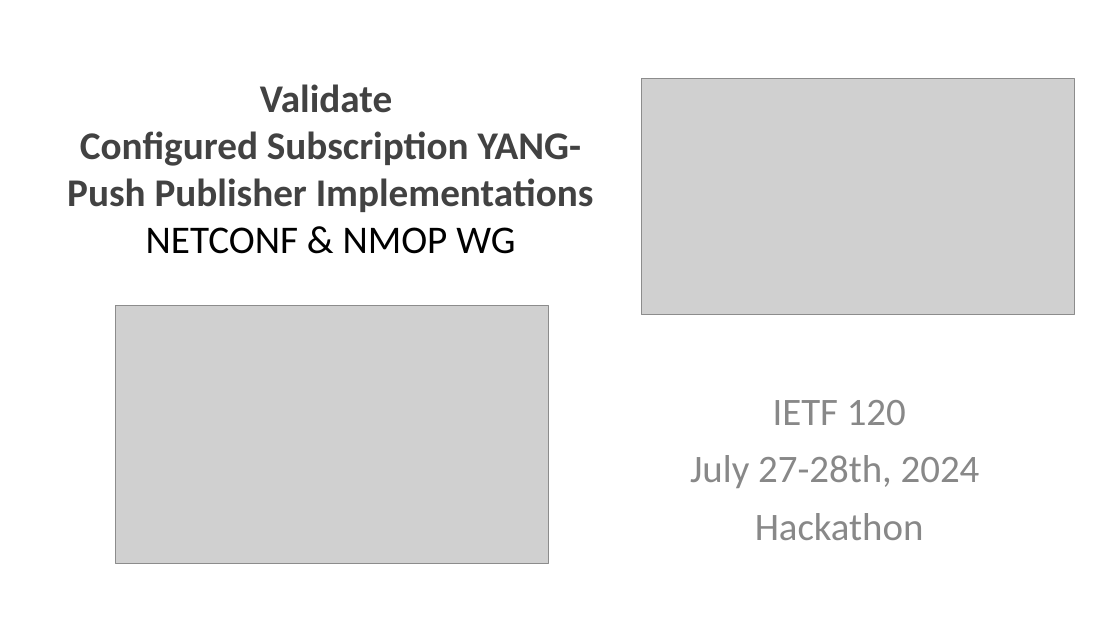
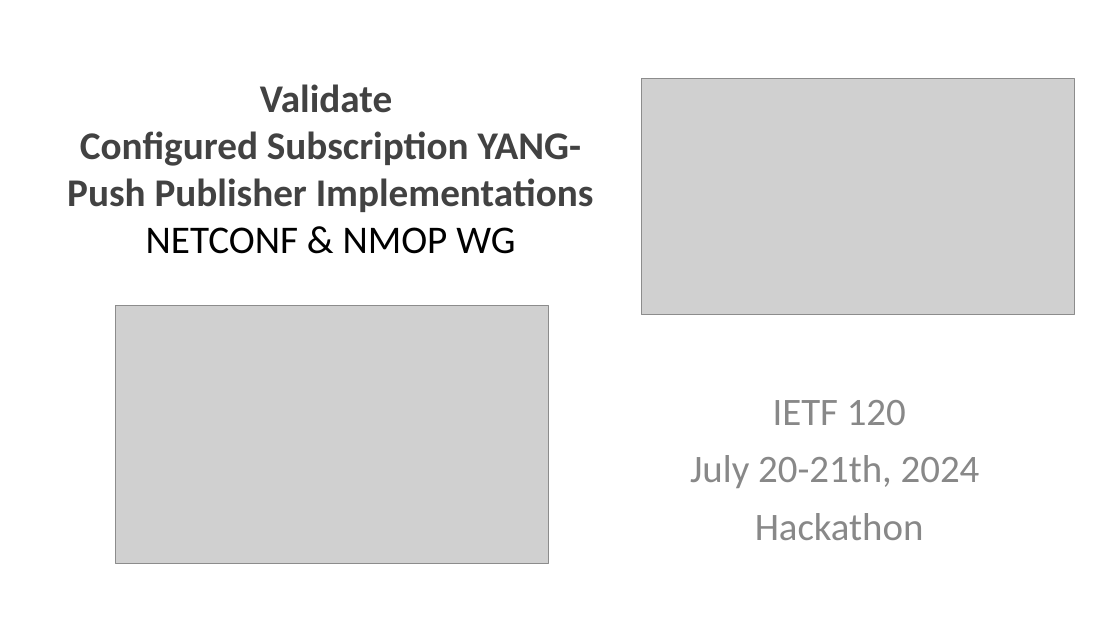
Before and after one commit to network-analytics/ietf-network-analytics-document-status, a slide deck: slide 1 of 120/Hackathon/ietf-120-hackathon-validate-yang-push-publisher.pptx. Drawn at 1120x630 pixels with LibreOffice and Linux fonts; fonts in the diff are those of the drawing; grey boxes stand for pictures. Boxes give left, top, right and bottom in pixels: in the first picture for what was removed or moved away, otherwise in the second. Text is boxed around its words. In the diff, an @@ line names an element or a change of style, - is before the commit and + after.

```diff
--- a/120/Hackathon/ietf-120-hackathon-validate-yang-push-publisher.pptx
+++ b/120/Hackathon/ietf-120-hackathon-validate-yang-push-publisher.pptx
@@ subtitle at [690,455,980,488]: text changed @@
-July 27-28th, 2024
+July 20-21th, 2024
```
Also in this commit, not shown: 1 other slide changed, 1 other file.
